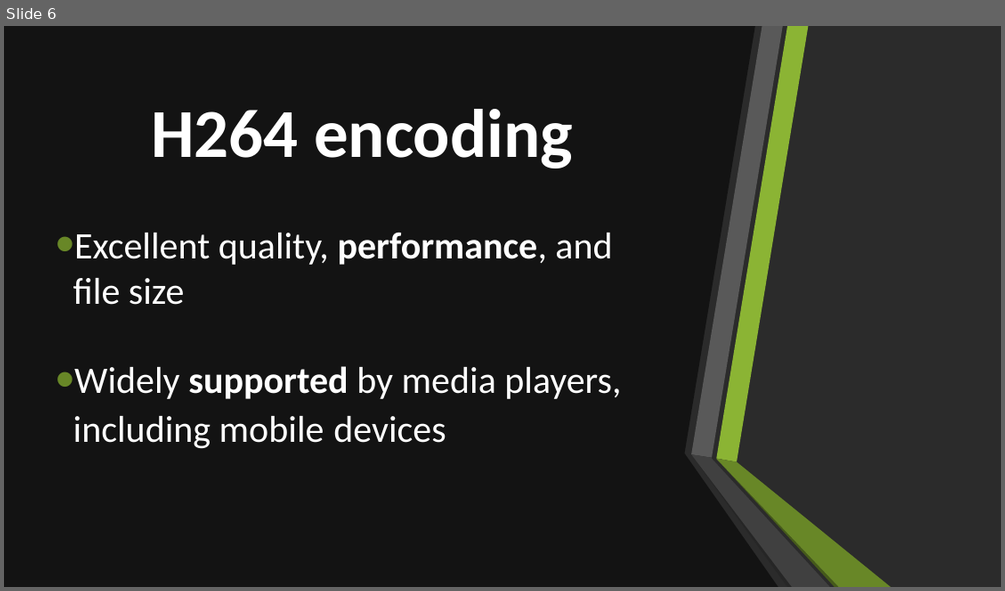
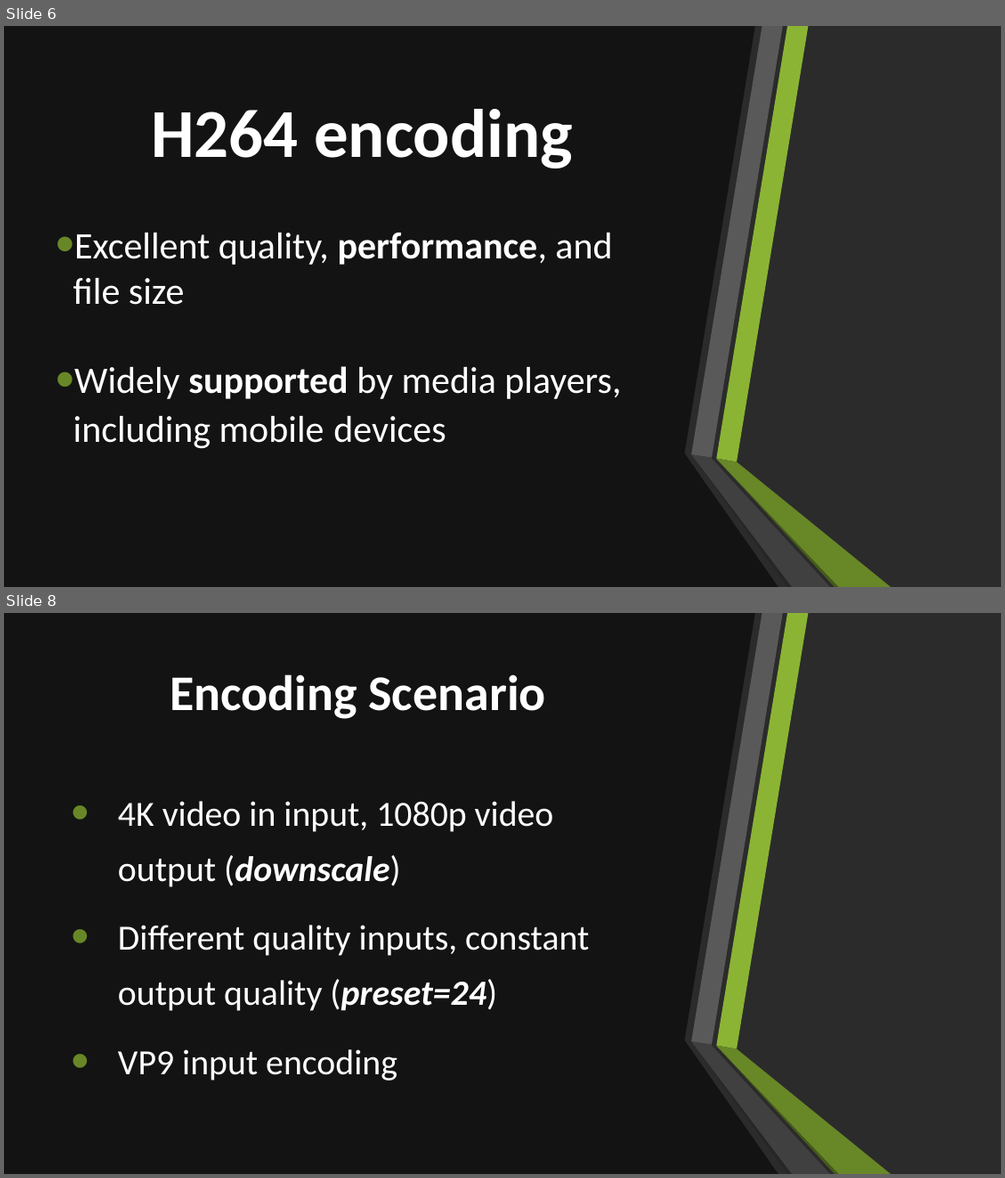
Before and after one commit to Rijndael99/encoding_bench, a slide deck: presentation.pptx. Shown one above the other, each under a label of ours: slide 6 before the commit, slides 6 and 8 after it; the slides between them are not shown. The pictures are 1005x591 and 1005x1178 pixels, drawn with LibreOffice and Linux fonts; fonts in the diff are those of the drawing; background and template pictures are left out; a plain dark background stands for a picture behind light text. Boxes give left, top, right and bottom in pixels: in the first picture for what was removed or moved away, otherwise in the second. Text is boxed around its words. In the diff, an @@ line names an element or a change of style, - is before the commit and + after.

Commit message:
update presentation with scenario presets

```diff
--- a/presentation.pptx
+++ b/presentation.pptx
@@ slide 8 added at [4, 613, 1001, 1174], background picture (left out); not listed: 6 template elements that a slide beside it also shows @@
@@ rectangle added at [4, 613, 1001, 1174], fill #FFFFFF @@
@@ freeform shape added at [4, 613, 778, 1174], fill #0D0D0D at 80% opacity @@
@@ title added at [170, 674, 546, 719], 48 pt, text #FFFFFF, bold @@
+Encoding Scenario
@@ text added at [118, 801, 589, 1080], 34.1 pt, text #FFFFFF @@
+  • 4K video in input, 1080p video output (downscale)
+  • Different quality inputs, constant output quality (preset=24)
+  • VP9 input encoding
@@ group added at [691, 613, 890, 1174]: 6 freeform shapes @@
```
Also in this commit, not shown: 1 slide changed, 3 other slides added, 2 other files.
